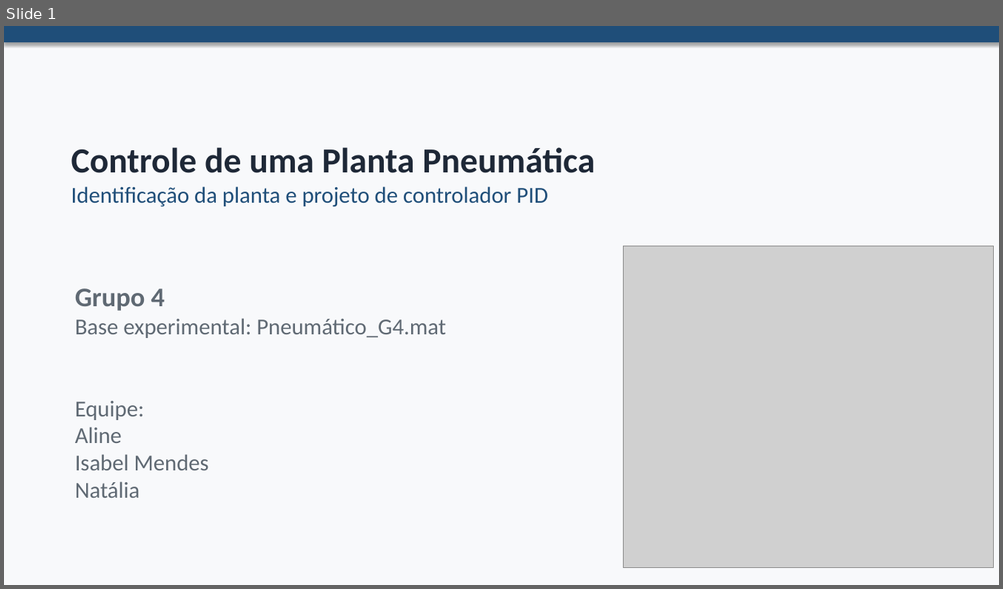
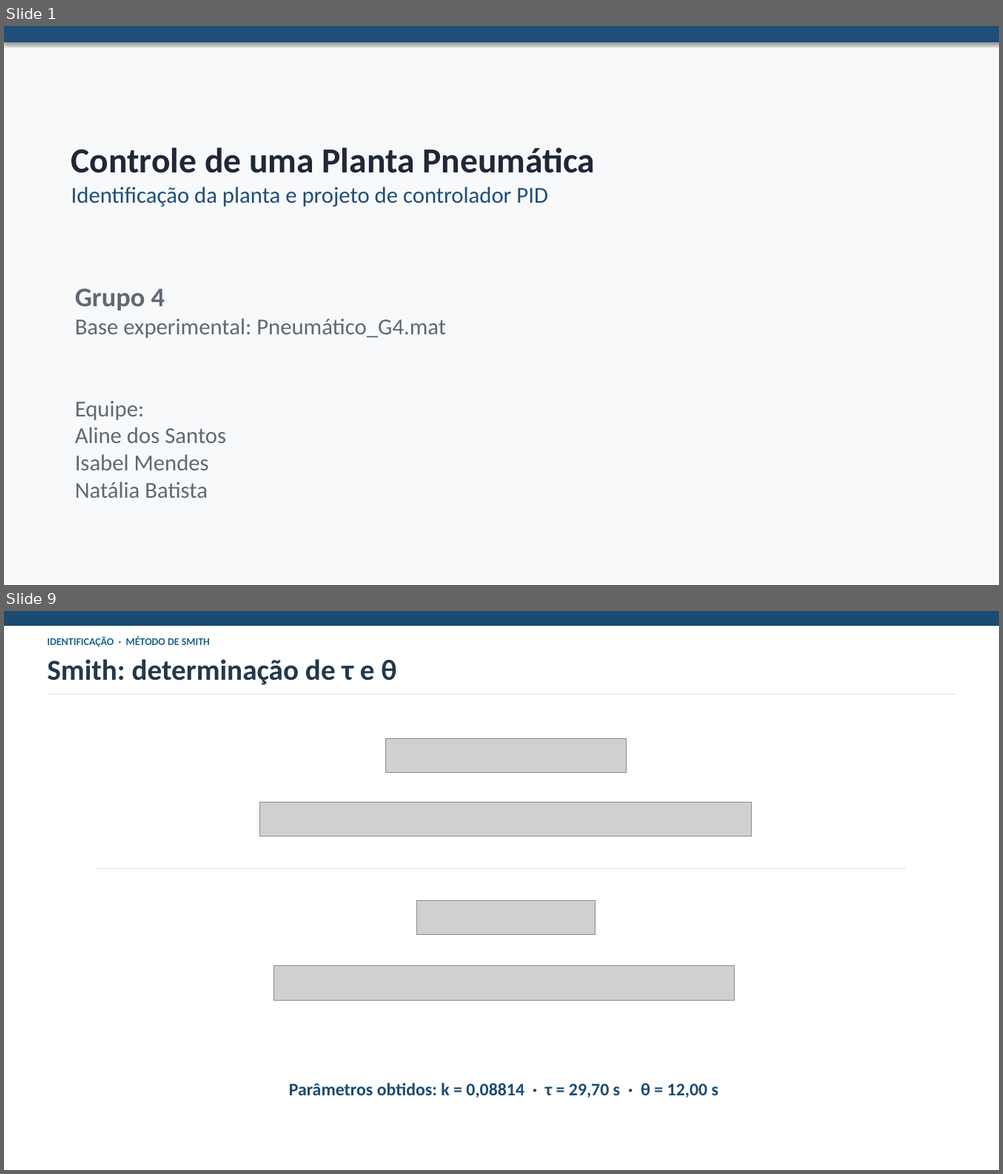
Before and after one commit to natalia-batista/Projeto-C13-, a slide deck: Grupo4_Pneumática.pptx. Shown one above the other, each under a label of ours: slide 1 before the commit, slides 1 and 9 after it; the slides between them are not shown. The pictures are 1003x589 and 1003x1174 pixels, drawn with LibreOffice and Linux fonts; fonts in the diff are those of the drawing; grey boxes stand for pictures. Boxes give left, top, right and bottom in pixels: in the first picture for what was removed or moved away, otherwise in the second. Text is boxed around its words. In the diff, an @@ line names an element or a change of style, - is before the commit and + after.

```diff
--- a/Grupo4_Pneumática.pptx
+++ b/Grupo4_Pneumática.pptx
@@ slide 9 added at (x1=4, y1=611, x2=999, y2=1170), background #FFFFFF @@
@@ rectangle added at (x1=4, y1=611, x2=999, y2=625), fill #1B4B70, outline #1B4B70 1 pt @@
@@ text added at (x1=47, y1=637, x2=210, y2=647), 10 pt, text #1B638E, bold @@
+IDENTIFICAÇÃO · MÉTODO DE SMITH
@@ text added at (x1=47, y1=659, x2=396, y2=685), 28 pt, text #22384B, bold @@
+Smith: determinação de τ e θ
@@ line added from (47, 694) to (956, 694), #D9E3EA 1 pt @@
@@ picture added at (x1=386, y1=738, x2=626, y2=773) @@
@@ picture added at (x1=260, y1=802, x2=751, y2=836) @@
@@ line added from (97, 869) to (905, 869), #D9E3EA 1 pt @@
@@ picture added at (x1=417, y1=900, x2=595, y2=935) @@
@@ picture added at (x1=274, y1=966, x2=734, y2=1000) @@
@@ text added at (x1=289, y1=1083, x2=718, y2=1098), 17 pt, text #1B4B70, bold @@
+Parâmetros obtidos: k = 0,08814 · τ = 29,70 s · θ = 12,00 s
@@ slide 1 changed as well @@
@@ picture removed at (x1=623, y1=246, x2=993, y2=568) @@
@@ text at (x1=75, y1=427, x2=226, y2=443): text changed @@
-Aline
+Aline dos Santos
@@ text at (x1=75, y1=482, x2=208, y2=498): text changed @@
-Natália
+Natália Batista
```
Also in this commit, not shown: 22 other slides added, 10 slides removed.
